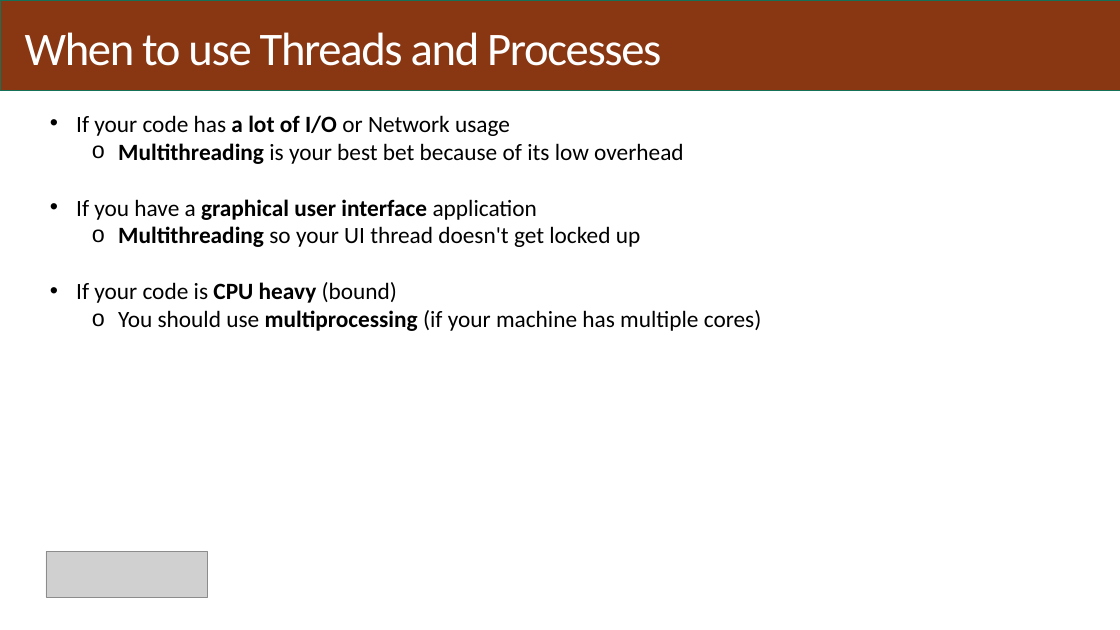
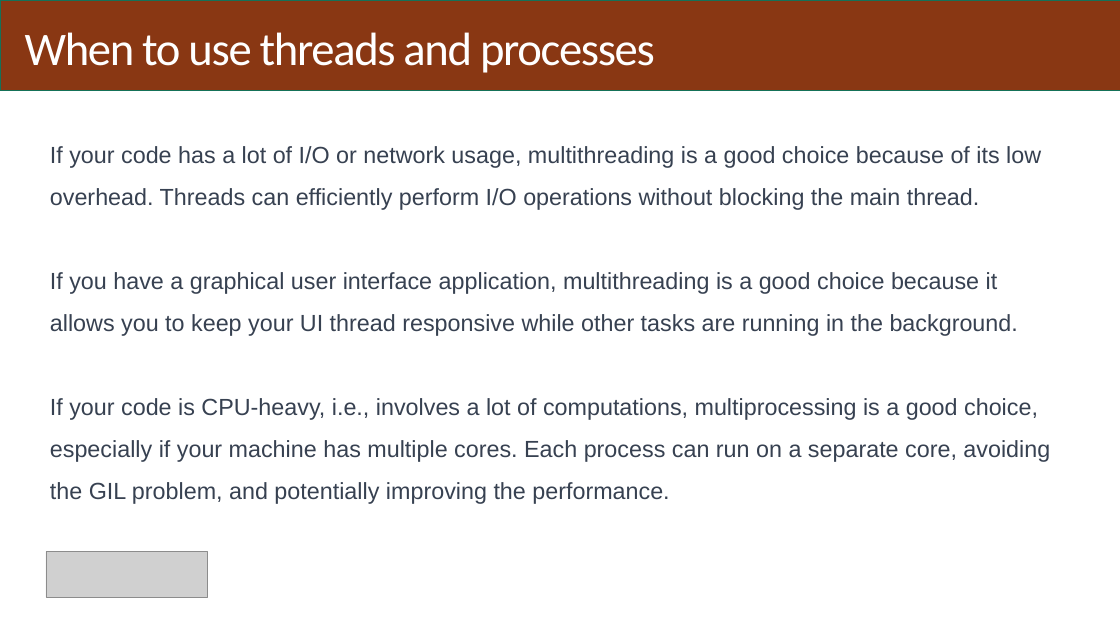
Before and after one commit to BangorUniversity/Research-Computing-Community, a slide deck: slide 15 of workshops/parallel_processing.pptx. Drawn at 1120x630 pixels with LibreOffice and Linux fonts; fonts in the diff are those of the drawing; grey boxes stand for pictures. Boxes give left, top, right and bottom in pixels: in the first picture for what was removed or moved away, otherwise in the second. Text is boxed around its words. In the diff, an @@ line names an element or a change of style, - is before the commit and + after.

```diff
--- a/workshops/parallel_processing.pptx
+++ b/workshops/parallel_processing.pptx
@@ title at [25,32,655,73]: text changed @@
-When to use Threads and Processes
+When to use threads and processes
@@ text at [50,146,1050,504]: text changed; font Calibri to Arial; text colour #000000 to #374151 @@
-• If your code has a lot of I/O or Network usage
-    o Multithreading is your best bet because of its low overhead
-• If you have a graphical user interface application
-    o Multithreading so your UI thread doesn't get locked up
-• If your code is CPU heavy (bound)
-    o You should use multiprocessing (if your machine has multiple cores)
+If your code has a lot of I/O or network usage, multithreading is a good choice because of its low overhead. Threads can efficiently perform I/O operations without blocking the main thread.
+If you have a graphical user interface application, multithreading is a good choice because it allows you to keep your UI thread responsive while other tasks are running in the background.
+If your code is CPU-heavy, i.e., involves a lot of computations, multiprocessing is a good choice, especially if your machine has multiple cores. Each process can run on a separate core, avoiding the GIL problem, and potentially improving the performance.
```
Also in this commit, not shown: 31 other slides changed, 5 slides added, 4 slides removed.
